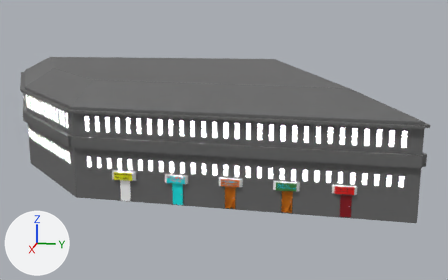
A saved change to the FBX model Assets/Models/Saint Mary's Island/KingstonStreetShops.fbx.
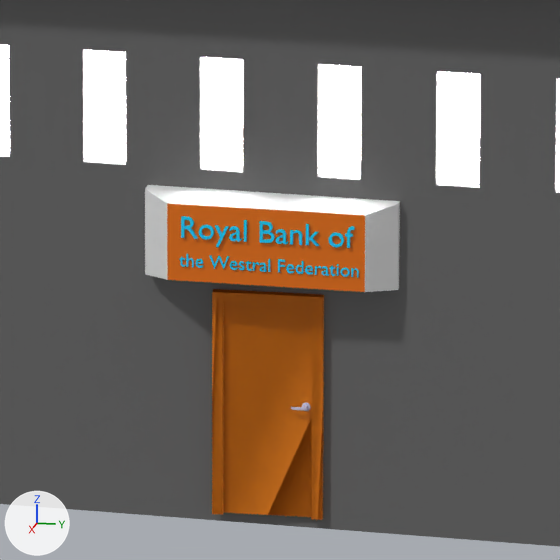
The first picture shows the older version from a 50 mm lens placed at (88.1, 27.6, 26.4), pointed at (-2.3, 9.6, 3.8). The close-ups show both versions on the part from 46% to 58% of the width and 57% to 76% of the height of that picture; other places that the commit changed are outside them. Every picture has the same lights, and +X, +Y and +Z are marked at lower left. Where no turn or scale is listed for an object, it has been applied to the vertices.

Names of what the first close-up shows: 'Door.002', 'DoorFrame.002', 'KingstonStreetShops', 'RBOFTHEWF', 'SHOPNAMES.003', 'SHOPNAMES.004'.
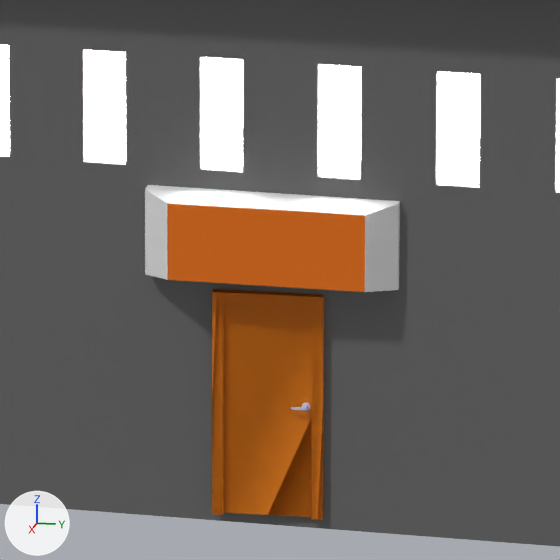
What differs and where, as boxes (x1, y1, x2, y2) in the close-ups (560 x 560 px):
```json
{"object": "SHOPNAMES.003", "change": "deleted", "before": [181, 216, 355, 248], "on screen": "cyan"}
{"object": "SHOPNAMES.004", "change": "deleted", "before": [179, 254, 359, 277], "on screen": "cyan"}
```

The change, as JSON lines over the scene's bpy script:
```json
{"op": "remove", "block": "ob_shopnames_003", "code": ["ob_shopnames_003 = bpy.data.objects.new('SHOPNAMES.003', me_text_004)", "ob_shopnames_003.location = (17.27, 13.21, 3.37)"]}
{"op": "remove", "block": "ob_shopnames_004", "code": ["ob_shopnames_004 = bpy.data.objects.new('SHOPNAMES.004', me_text_005)", "ob_shopnames_004.location = (17.27, 13.21, 3.02)"]}
```
